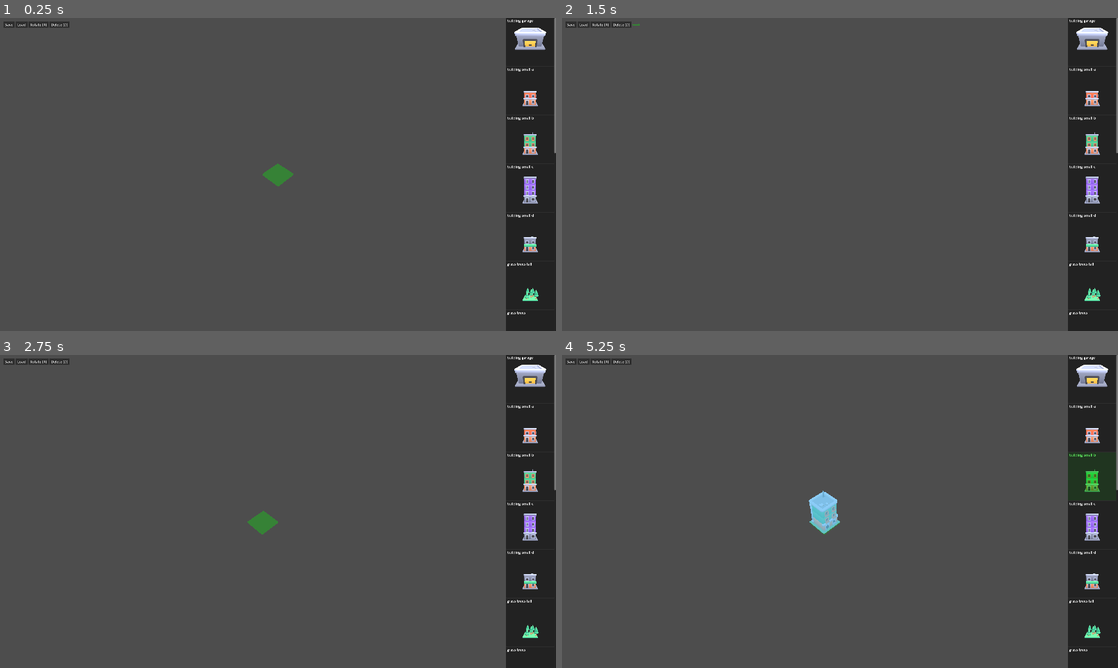
Above: before the commit, frames 1-4 (two rows, left to right).
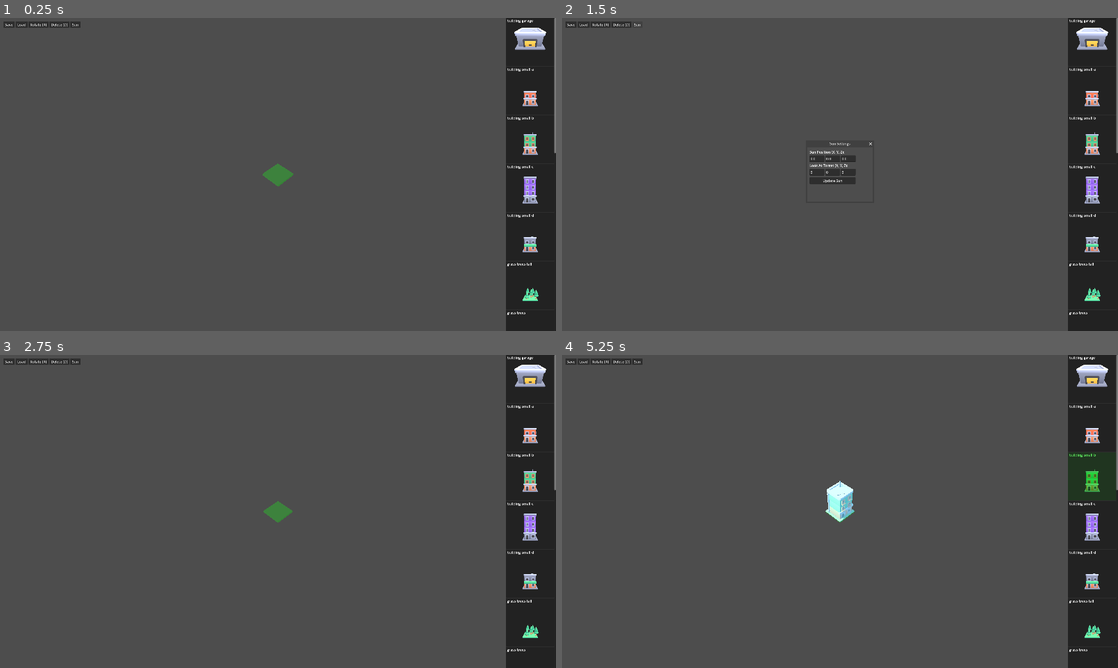
Above: after the commit, the same moments.

Repository: yardimli/3d-defence-game
Game: Godot game, scene res://LevelEditor.tscn
The game is run twice, just before and just after one commit, with the same random seed, the same clock (stepped at 60 frames per second) and the same inputs.
Inputs (mouse positions are in pixels of both pictures, inside the frame that each line leads up to):
- Up to frame 1 (0.25 s): no input
- Up to frame 2 (1.5 s): click "Load" at 0.5 s; click (639, 24) at 1.25 s, where only the run after the commit has a clickable "Sun"
- Up to frame 3 (2.75 s): click (272, 517) at 2 s, where only the run after the commit has a clickable "Update Sun"
- Up to frame 4 (5.25 s): click "Rotate (R)" at 2.75 s; click "building-garage" at 3.5 s; click "building-small-a" at 4.25 s; click "building-small-b" at 5 s

The runs differ from the first frame. In frame 1, less than 0.1% of the frame differs, in the area x 12-15%, y 1-4%; in frame 2, 0.6%; in frame 3, 0.4%; in frame 4, 0.9%, in the area x 12-53%, y 1-58%.

Commit message:
add sunlight with shadows

Diff:
--- a/level_editor.gd
+++ b/level_editor.gd
@@ -12,7 +12,7 @@
 var preview_buttons :=[]
 var ghost_instance: Node3D = null
 var placement_rotation_y := 0.0
-var is_painting := false # NEW: Flag to track if the user is holding the mouse to "paint" tiles.
+var is_painting := false
 
 # --- Nodes ---
 var placed_models_container: Node3D
@@ -21,6 +21,16 @@
 var camera_pivot: Node3D
 var camera: Camera3D
 var ui_panel: PanelContainer
+var sun_light: DirectionalLight3D
+var sun_config_dialog: Window
+var canvas: CanvasLayer # NEW: Make the CanvasLayer a member variable.
+var sun_pos_x_edit: LineEdit
+var sun_pos_y_edit: LineEdit
+var sun_pos_z_edit: LineEdit
+var sun_target_x_edit: LineEdit
+var sun_target_y_edit: LineEdit
+var sun_target_z_edit: LineEdit
+
 
 # --- Materials ---
 var ghost_material: StandardMaterial3D
@@ -34,6 +44,7 @@
 	_load_config()
 	_setup_materials()
 	_setup_scene_nodes()
+	_setup_lighting()
 	_setup_ui()
 	_load_models()
 
@@ -56,6 +67,13 @@
 
 	if not DirAccess.dir_exists_absolute(models_folder):
 		DirAccess.make_dir_absolute(models_folder)
+
+func _setup_lighting():
+	sun_light = DirectionalLight3D.new()
+	sun_light.name = "SunLight"
+	sun_light.shadow_enabled = true
+	sun_light.rotation_degrees = Vector3(-50, -30, 0)
+	add_child(sun_light)
 
 func _setup_materials():
 	# Create the transparent "hologram" material for the cursor ghost
@@ -86,7 +104,8 @@
 	add_child(cursor)
 
 func _setup_ui():
-	var canvas = CanvasLayer.new()
+	# MODIFIED: Assign to the member variable instead of a local one.
+	canvas = CanvasLayer.new()
 	add_child(canvas)
 
 	var top_hbox = HBoxContainer.new()
@@ -112,6 +131,11 @@
 	btn_delete.text = " Delete (D) "
 	btn_delete.pressed.connect(_delete_model_at_cursor)
 	top_hbox.add_child(btn_delete)
+
+	var btn_sun = Button.new()
+	btn_sun.text = " Sun "
+	btn_sun.pressed.connect(_on_sun_config_pressed)
+	top_hbox.add_child(btn_sun)
 
 	ui_panel = PanelContainer.new()
 	canvas.add_child(ui_panel)
@@ -131,6 +155,75 @@
 	model_list = VBoxContainer.new()
 	model_list.size_flags_horizontal = Control.SIZE_EXPAND_FILL
 	scroll.add_child(model_list)
+
+	_create_sun_config_dialog()
+
+func _create_sun_config_dialog():
+	sun_config_dialog = Window.new()
+	sun_config_dialog.title = "Sun Settings"
+	sun_config_dialog.initial_position = Window.WINDOW_INITIAL_POSITION_CENTER_SCREEN_WITH_MOUSE_FOCUS
+	sun_config_dialog.size = Vector2i(300, 250)
+	sun_config_dialog.visible = false
+	# MODIFIED: Add the dialog to the correct parent (the CanvasLayer).
+	canvas.add_child(sun_config_dialog)
+
+	var margin = MarginContainer.new()
+	margin.add_theme_constant_override("margin_left", 10)
+	margin.add_theme_constant_override("margin_right", 10)
+	margin.add_theme_constant_override("margin_top", 10)
+	margin.add_theme_constant_override("margin_bottom", 10)
+	sun_config_dialog.add_child(margin)
+
+	var vbox = VBoxContainer.new()
+	margin.add_child(vbox)
+
+	var pos_label = Label.new()
+	pos_label.text = "Sun Position (X, Y, Z):"
+	vbox.add_child(pos_label)
+
+	var pos_hbox = HBoxContainer.new()
+	vbox.add_child(pos_hbox)
+	sun_pos_x_edit = LineEdit.new()
+	sun_pos_x_edit.placeholder_text = "X"
+	pos_hbox.add_child(sun_pos_x_edit)
+	sun_pos_y_edit = LineEdit.new()
+	sun_pos_y_edit.placeholder_text = "Y"
+	pos_hbox.add_child(sun_pos_y_edit)
+	sun_pos_z_edit = LineEdit.new()
+	sun_pos_z_edit.placeholder_text = "Z"
+	pos_hbox.add_child(sun_pos_z_edit)
+
+	var target_label = Label.new()
+	target_label.text = "Look At Target (X, Y, Z):"
+	vbox.add_child(target_label)
+
+	var target_hbox = HBoxContainer.new()
+	vbox.add_child(target_hbox)
+	sun_target_x_edit = LineEdit.new()
+	sun_target_x_edit.placeholder_text = "X"
+	target_hbox.add_child(sun_target_x_edit)
+	sun_target_y_edit = LineEdit.new()
+	sun_target_y_edit.placeholder_text = "Y"
+	target_hbox.add_child(sun_target_y_edit)
+	sun_target_z_edit = LineEdit.new()
+	sun_target_z_edit.placeholder_text = "Z"
+	target_hbox.add_child(sun_target_z_edit)
+
+	sun_pos_x_edit.text = str(sun_light.position.x)
+	sun_pos_y_edit.text = str(sun_light.position.y)
+	sun_pos_z_edit.text = str(sun_light.position.z)
+	sun_target_x_edit.text = "0"
+	sun_target_y_edit.text = "0"
+	sun_target_z_edit.text = "0"
+
+	var spacer = Control.new()
+	spacer.size_flags_vertical = Control.SIZE_EXPAND_FILL
+	vbox.add_child(spacer)
+
+	var update_btn = Button.new()
+	update_btn.text = "Update Sun"
+	update_btn.pressed.connect(_on_update_sun_pressed)
+	vbox.add_child(update_btn)
 
 func _load_models():
 	var model_paths = []
@@ -316,9 +409,31 @@
 		print("No model to delete at ", grid_pos)
 
 # ==========================================
+# SUN CONFIGURATION & UI CALLBACKS
+# ==========================================
+
+func _on_sun_config_pressed():
+	sun_config_dialog.popup_centered()
+
+func _on_update_sun_pressed():
+	var pos_x = sun_pos_x_edit.text.to_float()
+	var pos_y = sun_pos_y_edit.text.to_float()
+	var pos_z = sun_pos_z_edit.text.to_float()
+	var target_x = sun_target_x_edit.text.to_float()
+	var target_y = sun_target_y_edit.text.to_float()
+	var target_z = sun_target_z_edit.text.to_float()
+
+	var new_pos = Vector3(pos_x, pos_y, pos_z)
+	var new_target = Vector3(target_x, target_y, target_z)
+
+	sun_light.position = new_pos
+	sun_light.look_at(new_target)
+
+	sun_config_dialog.hide()
+
+# ==========================================
 # INPUT & CAMERA CONTROLS
 # ==========================================
-# MODIFIED: Added logic for "painting" with the left mouse button.
 func _unhandled_input(event):
 	var mouse_pos = get_viewport().get_mouse_position()
 
@@ -339,7 +454,6 @@
 	if event is InputEventMouseMotion:
 		_update_cursor(mouse_pos)
 
-		# NEW: If is_painting is true, place a model every time the mouse moves.
 		if is_painting:
 			if selected_model_path != "" and not Input.is_key_pressed(KEY_SHIFT):
 				_place_model()
@@ -369,7 +483,7 @@
 		cam_zoom = clamp(cam_zoom, 2.0, 60.0)
 
 	elif event is InputEventMouseButton:
-		if ui_panel.get_global_rect().has_point(mouse_pos):
+		if ui_panel.get_global_rect().has_point(mouse_pos) or (sun_config_dialog.visible and sun_config_dialog.get_global_rect().has_point(mouse_pos)):
 			return
 
 		if event.button_index == MOUSE_BUTTON_WHEEL_UP:
@@ -378,15 +492,12 @@
 			cam_zoom += 1.5
 		cam_zoom = clamp(cam_zoom, 2.0, 60.0)
 
-		# MODIFIED: Handle the start and end of a "painting" action.
 		if event.button_index == MOUSE_BUTTON_LEFT:
 			if event.pressed:
-				# If a model is selected and we are not panning (shift key), start painting.
 				if selected_model_path != "" and not event.shift_pressed:
 					is_painting = true
-					_place_model() # Place the first model immediately on click.
+					_place_model()
 			else:
-				# When the left mouse button is released, stop painting.
 				is_painting = false
 
 func _update_cursor(mouse_pos: Vector2):
@@ -404,11 +515,16 @@
 # ==========================================
 # PLACEMENT & SAVE/LOAD
 # ==========================================
+func _configure_shadows_for_node(node: Node):
+	if node is MeshInstance3D:
+		node.cast_shadow = GeometryInstance3D.SHADOW_CASTING_SETTING_ON
+	for child in node.get_children():
+		_configure_shadows_for_node(child)
+
 func _place_model():
 	var grid_pos = Vector2(cursor.position.x, cursor.position.z)
 
 	if grid_data.has(grid_pos) and is_instance_valid(grid_data[grid_pos]):
-		# OPTIMIZATION: If the same model is already here, don't do anything.
 		if grid_data[grid_pos].get_meta("model_path") == selected_model_path and \
 		abs(grid_data[grid_pos].rotation_degrees.y - placement_rotation_y) < 0.1:
 			return
@@ -421,6 +537,7 @@
 		instance.scale = Vector3.ONE * model_scale
 		instance.rotation_degrees.y = placement_rotation_y
 		instance.set_meta("model_path", selected_model_path)
+		_configure_shadows_for_node(instance)
 		placed_models_container.add_child(instance)
 		grid_data[grid_pos] = instance
 
@@ -458,6 +575,7 @@
 			instance.scale = Vector3.ONE * model_scale
 			instance.rotation_degrees.y = item.get("roty", 0.0)
 			instance.set_meta("model_path", item["path"])
+			_configure_shadows_for_node(instance)
 			placed_models_container.add_child(instance)
 			grid_data[Vector2(item["x"], item["z"])] = instance
 	print("Loaded successfully!")
